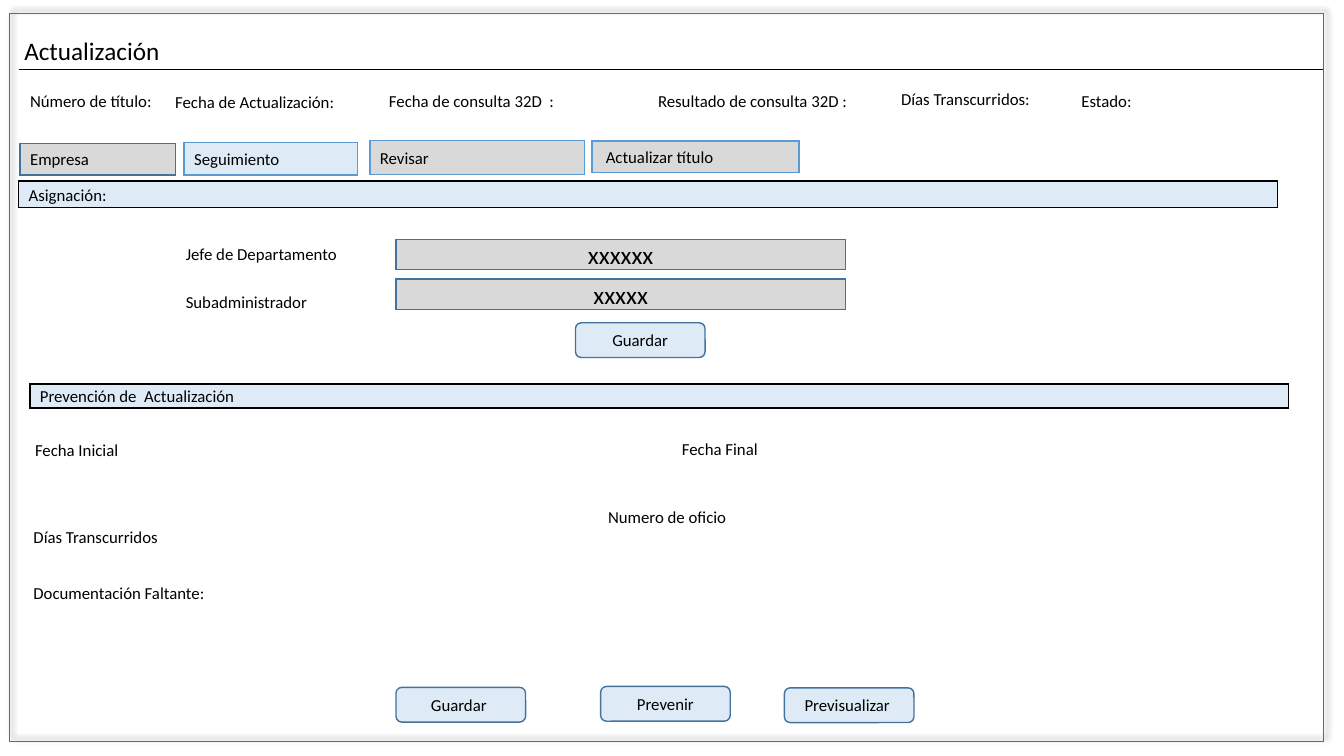
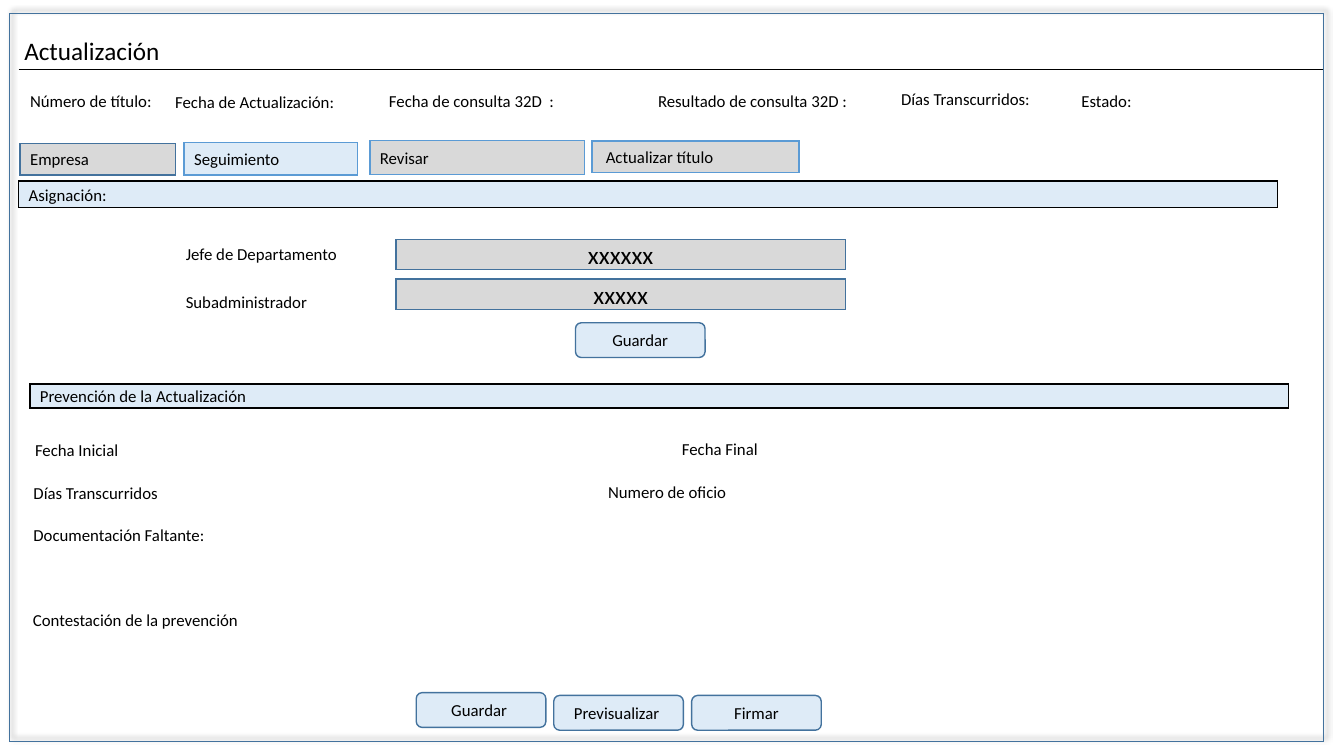
Before and after one commit to EDDIE83/Documentos, a slide deck: slide 15 of TAF 092019/Cancelación.pptx. Drawn at 1344x756 pixels with LibreOffice and Linux fonts; fonts in the diff are those of the drawing. Boxes give left, top, right and bottom in pixels: in the first picture for what was removed or moved away, otherwise in the second. Text is boxed around its words. In the diff, an @@ line names an element or a change of style, - is before the commit and + after.

```diff
--- a/TAF 092019/Cancelación.pptx
+++ b/TAF 092019/Cancelación.pptx
@@ text in rectangle at <box>40,390,246,402</box>: text changed @@
-Prevención de Actualización
+Prevención de la Actualización
@@ text "Días Transcurridos": place and size @@
-text "Días Transcurridos" at <box>33,531,158,543</box>
+text "Días Transcurridos" at <box>33,487,158,499</box>
@@ text "Numero de oficio": place and size @@
-text "Numero de oficio" at <box>608,511,727,523</box>
+text "Numero de oficio" at <box>608,486,727,498</box>
@@ text "Documentación Faltante:": place and size @@
-text "Documentación Faltante:" at <box>33,587,205,599</box>
+text "Documentación Faltante:" at <box>33,529,205,541</box>
@@ text added at <box>33,614,238,629</box>, 12 pt, text #000000 @@
+Contestación de la prevención
@@ rounded rectangle "Guardar": place and size @@
-rounded rectangle "Guardar" at <box>396,688,526,722</box>
+rounded rectangle "Guardar" at <box>416,693,546,727</box>
@@ rounded rectangle "Previsualizar": place and size @@
-rounded rectangle "Previsualizar" at <box>784,688,914,722</box>
+rounded rectangle "Previsualizar" at <box>554,696,684,730</box>
@@ rounded rectangle "Firmar": place and size @@
-rounded rectangle "Firmar" at <box>601,687,731,721</box>
+rounded rectangle "Firmar" at <box>692,696,822,730</box>
@@ text in rounded rectangle at <box>734,707,779,719</box>: text changed @@
-Prevenir
+Firmar
```
Also in this commit, not shown: 20 other slides changed, 4 other files.
